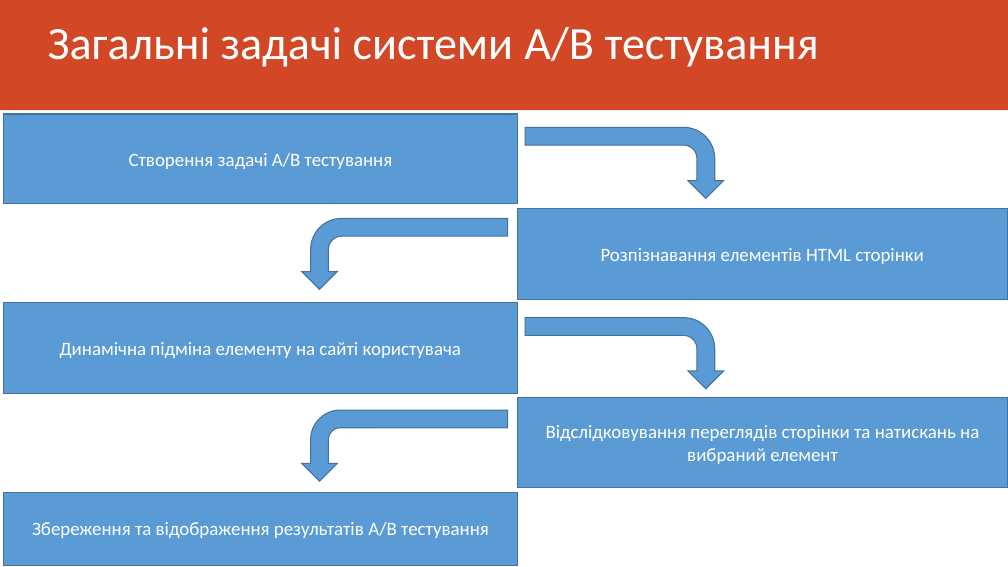
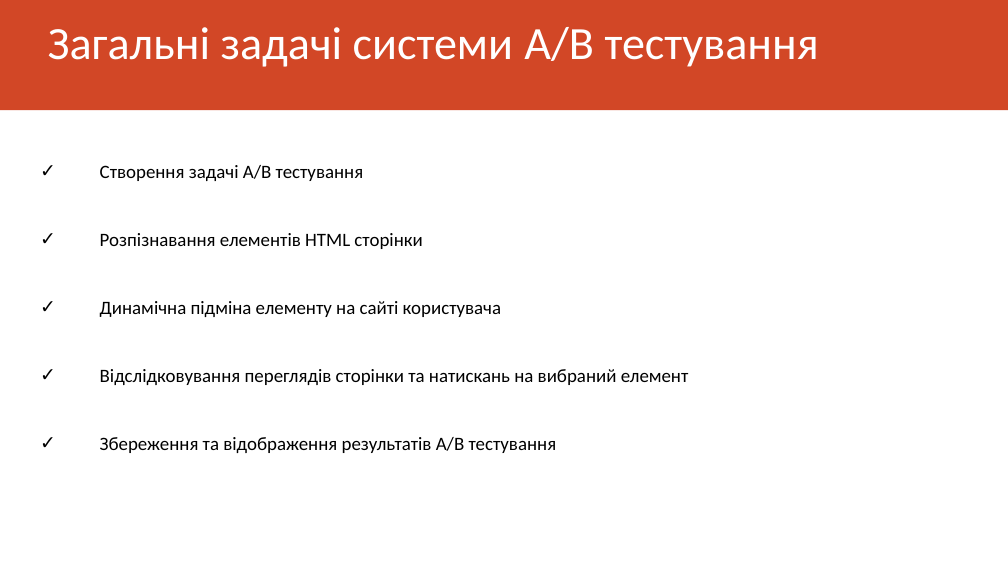
Before and after one commit to oleksandrh/--------6-----, a slide deck: slide 3 of Система AB тестування.pptx. Drawn at 1008x567 pixels with LibreOffice and Linux fonts; fonts in the diff are those of the drawing. Boxes give left, top, right and bottom in pixels: in the first picture for what was removed or moved away, otherwise in the second. Text is boxed around its words. In the diff, an @@ line names an element or a change of style, - is before the commit and + after.

```diff
--- a/Система AB тестування.pptx
+++ b/Система AB тестування.pptx
@@ rectangle removed at (4, 114, 517, 204) @@
-Створення задачі A/B тестування
@@ bent arrow removed at (525, 127, 724, 198) @@
@@ text added at (100, 165, 689, 453), 18 pt, text #000000 @@
+✓ Створення задачі A/B тестування
+✓ Розпізнавання елементів HTML сторінки
+✓ Динамічна підміна елементу на сайті користувача
+✓ Відслідковування переглядів сторінки та натискань на вибраний елемент
+✓ Збереження та відображення результатів A/B тестування
@@ rectangle removed at (517, 209, 1007, 299) @@
-Розпізнавання елементів HTML сторінки
@@ bent arrow removed at (302, 219, 507, 290) @@
@@ rectangle removed at (4, 303, 517, 394) @@
-Динамічна підміна елементу на сайті користувача
@@ bent arrow removed at (525, 318, 724, 389) @@
@@ bent arrow removed at (302, 410, 507, 481) @@
@@ rectangle removed at (517, 397, 1008, 488) @@
-Відслідковування переглядів сторінки та натискань на вибраний елемент
@@ rectangle removed at (4, 492, 517, 566) @@
-Збереження та відображення результатів A/B тестування
```
Also in this commit, not shown: 1 other slide changed, 1 slide added, 1 slide removed, 6 other files.
